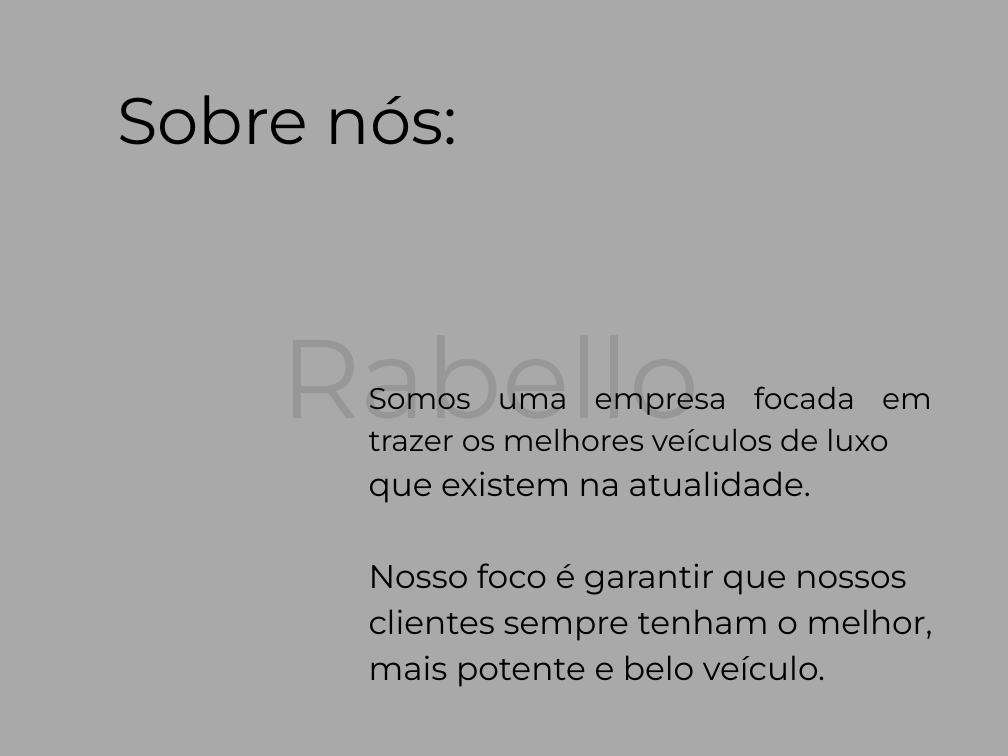
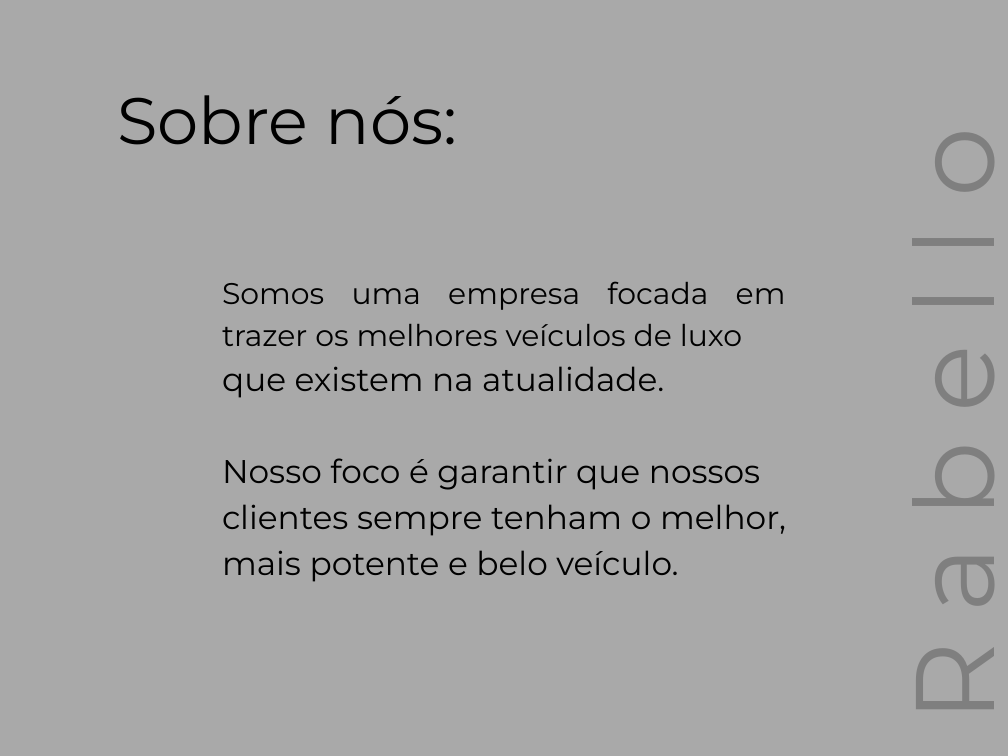
Before and after one commit to IsmaelMoura/projeto-integrador-senac, a slide deck: slide 3 of Apresentação_Rabello.pptx. Drawn at 1008x756 pixels with LibreOffice and Linux fonts; fonts in the diff are those of the drawing. Boxes give left, top, right and bottom in pixels: in the first picture for what was removed or moved away, otherwise in the second. Text is boxed around its words. In the diff, an @@ line names an element or a change of style, - is before the commit and + after.

```diff
--- a/Apresentação_Rabello.pptx
+++ b/Apresentação_Rabello.pptx
@@ text added at <box>871,135,1008,709</box>, 85 pt, text #201F1F at 29% opacity @@
+R a b e l l o
@@ text "Somos uma empresa focada em ...": place and size @@
-text "Somos uma empresa focada em ..." at <box>369,386,933,687</box>
+text "Somos uma empresa focada em ..." at <box>222,281,786,582</box>
@@ text removed at <box>281,388,700,443</box> @@
-Rabello
```
Also in this commit, not shown: 3 other slides changed.
